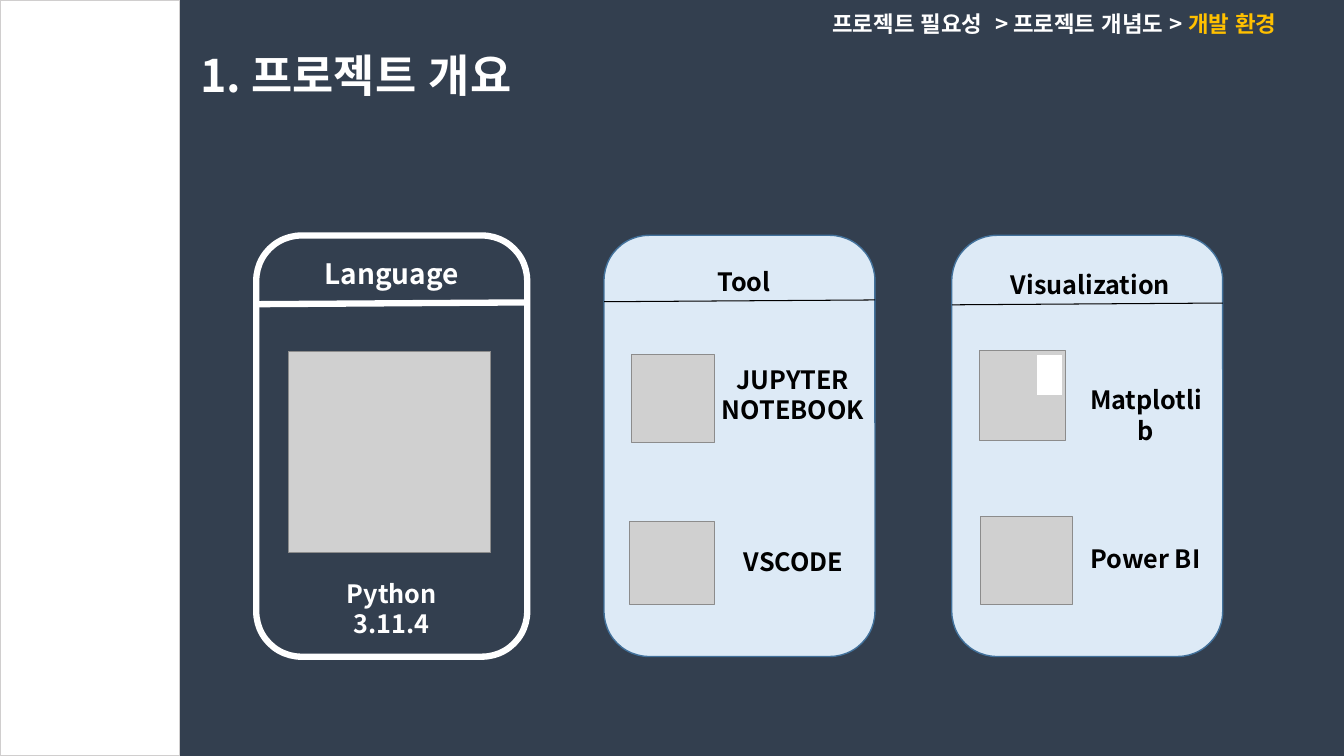
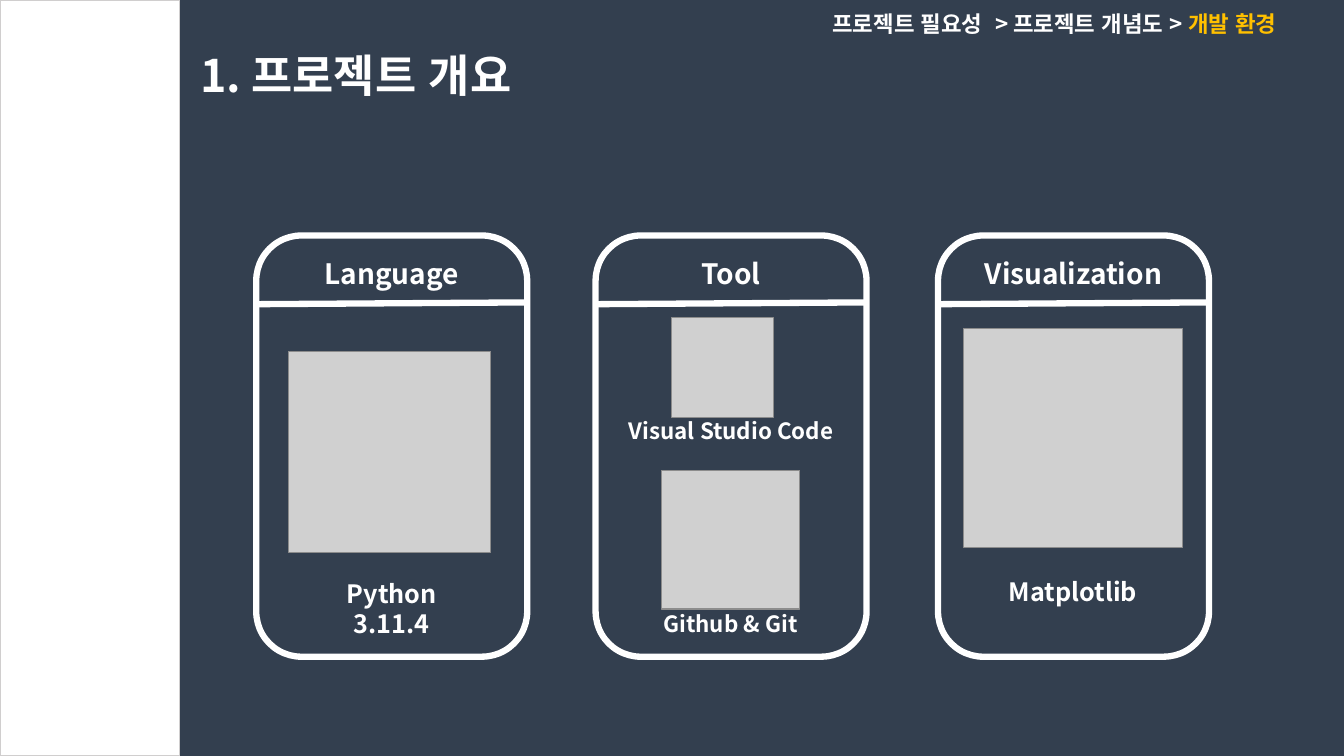
Before and after one commit to dongkieric98/-, a slide deck: slide 6 of electricity.pptx. Drawn at 1344x756 pixels with LibreOffice and Linux fonts; fonts in the diff are those of the drawing; grey boxes stand for pictures. Boxes give left, top, right and bottom in pixels: in the first picture for what was removed or moved away, otherwise in the second. Text is boxed around its words. In the diff, an @@ line names an element or a change of style, - is before the commit and + after.

```diff
--- a/electricity.pptx
+++ b/electricity.pptx
@@ rounded rectangle: place and size @@
-rounded rectangle at [604, 235, 875, 656]
+rounded rectangle at [596, 236, 867, 657]
@@ rounded rectangle at [596, 236, 867, 657]: fill #DDEAF6 to #333F50; outline #42719B 1 pt to #FFFFFF 4.5 pt @@
@@ rounded rectangle at [939, 236, 1210, 657]: fill #DDEAF6 to #333F50; outline #42719B 1 pt to #FFFFFF 4.5 pt @@
@@ rounded rectangle: place and size @@
-rounded rectangle at [952, 235, 1223, 656]
+rounded rectangle at [939, 236, 1210, 657]
@@ text "Tool" at [702, 261, 761, 285]: size 18 to 20 pt, text colour #000000 to #FFFFFF; alignment left to centre @@
@@ text "Tool": place and size @@
-text "Tool" at [717, 271, 770, 292]
+text "Tool" at [702, 261, 761, 285]
@@ text "Visualization": place and size @@
-text "Visualization" at [1011, 273, 1170, 295]
+text "Visualization" at [985, 261, 1162, 285]
@@ text "Visualization" at [985, 261, 1162, 285]: size 18 to 20 pt, text colour #000000 to #FFFFFF; alignment left to centre @@
@@ line moved from (604, 301) - (875, 300) to (596, 304) - (867, 302) @@
@@ line (596, 304) - (867, 302): stroke #000000 0.75 pt to #FFFFFF 4.5 pt @@
@@ picture added at [673, 318, 773, 418] @@
@@ line moved from (952, 304) - (1223, 303) to (939, 304) - (1209, 302) @@
@@ line (939, 304) - (1209, 302): stroke #000000 0.75 pt to #FFFFFF 4.5 pt @@
@@ picture added at [964, 328, 1184, 547] @@
@@ picture removed at [632, 355, 715, 444] @@
@@ picture removed at [980, 350, 1066, 440] @@
@@ rectangle removed at [1037, 356, 1061, 395] @@
@@ text removed at [722, 370, 864, 420] @@
-JUPYTER
-NOTEBOOK
@@ text added at [629, 416, 833, 440], 16 pt, text #FFFFFF, bold @@
+Visual Studio Code
@@ picture added at [661, 471, 801, 610] @@
@@ picture removed at [630, 522, 715, 605] @@
@@ picture removed at [981, 516, 1073, 604] @@
@@ text removed at [744, 552, 843, 572] @@
-VSCODE
@@ text removed at [1090, 549, 1200, 569] @@
-Power BI
@@ text "Matplotlib": place and size @@
-text "Matplotlib" at [1073, 380, 1219, 420]
+text "Matplotlib" at [1009, 580, 1137, 607]
@@ text "Matplotlib" at [1009, 580, 1137, 607]: text colour #000000 to #FFFFFF @@
@@ text added at [663, 614, 797, 633], 16 pt, text #FFFFFF, bold @@
+Github & Git
```
Also in this commit, not shown: 1 other slide changed, 5 slides added, 2 slides removed.
